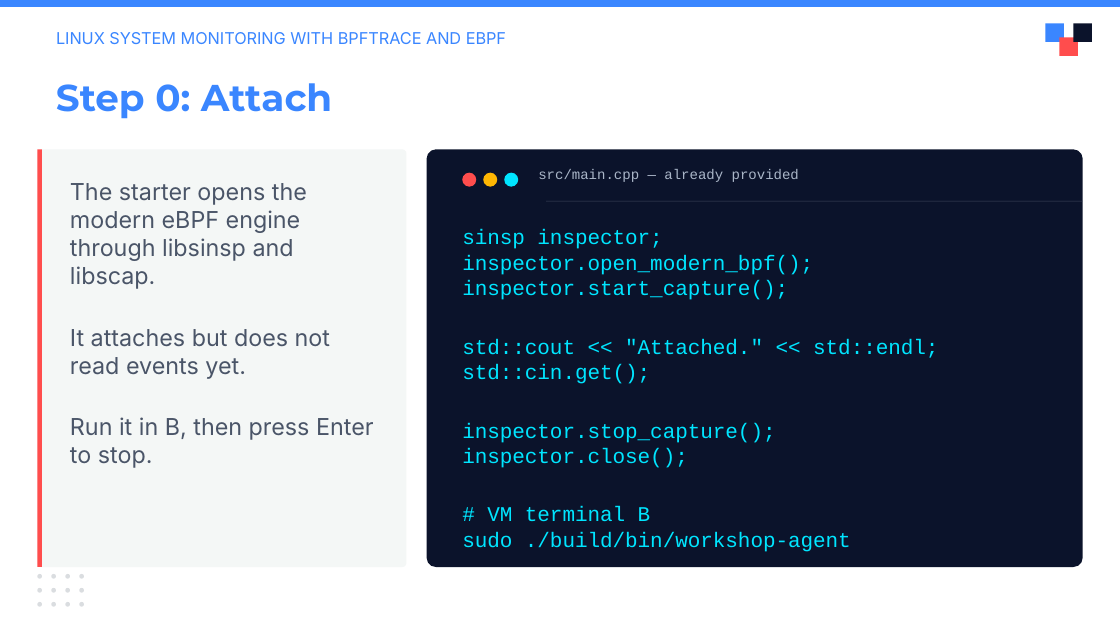
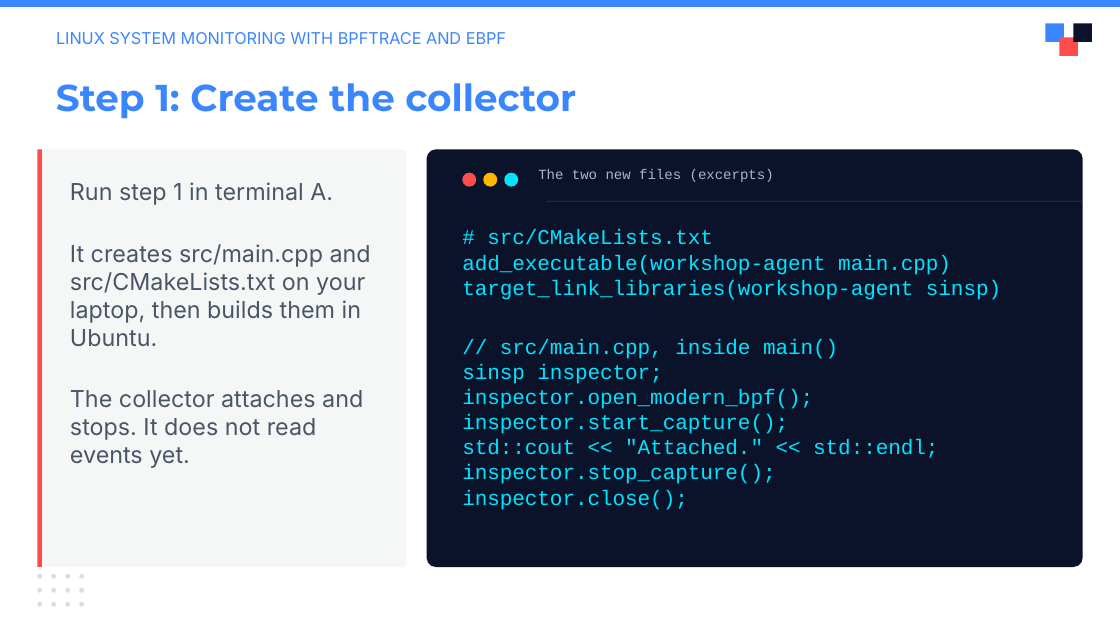
Before and after one commit to julianshalaby-perj/falco-libs-workshop, a slide deck: slide 8 of presentation/falco-libs-intro.pptx (slide 6 before the commit). Drawn at 1120x630 pixels with LibreOffice and Linux fonts; fonts in the diff are those of the drawing; background and template pictures are left out. Boxes give left, top, right and bottom in pixels: in the first picture for what was removed or moved away, otherwise in the second. Text is boxed around its words. In the diff, an @@ line names an element or a change of style, - is before the commit and + after.

Commit message:
Teach source creation as step 1 and renumber collector stages

```diff
--- a/presentation/falco-libs-intro.pptx
+++ b/presentation/falco-libs-intro.pptx
@@ text at (56, 83, 576, 119): text changed @@
-Step 0: Attach
+Step 1: Create the collector
@@ text at (538, 169, 774, 182): text changed @@
-src/main.cpp — already provided
+The two new files (excerpts)
@@ text at (70, 182, 371, 468): text changed @@
-The starter opens the modern eBPF engine through libsinsp and libscap.
-It attaches but does not read events yet.
-Run it in B, then press Enter to stop.
+Run step 1 in terminal A.
+It creates src/main.cpp and src/CMakeLists.txt on your laptop, then builds them in Ubuntu.
+The collector attaches and stops. It does not read events yet.
@@ text at (462, 229, 1001, 359): paragraphs added @@
+# src/CMakeLists.txt
+add_executable(workshop-agent main.cpp)
+target_link_libraries(workshop-agent sinsp)
+// src/main.cpp, inside main()
@@ text at (462, 364, 650, 384): paragraph removed @@
-std::cin.get();
@@ text at (462, 507, 851, 552): paragraphs removed @@
-# VM terminal B
-sudo ./build/bin/workshop-agent
```
Also in this commit, not shown: 9 other slides changed.
